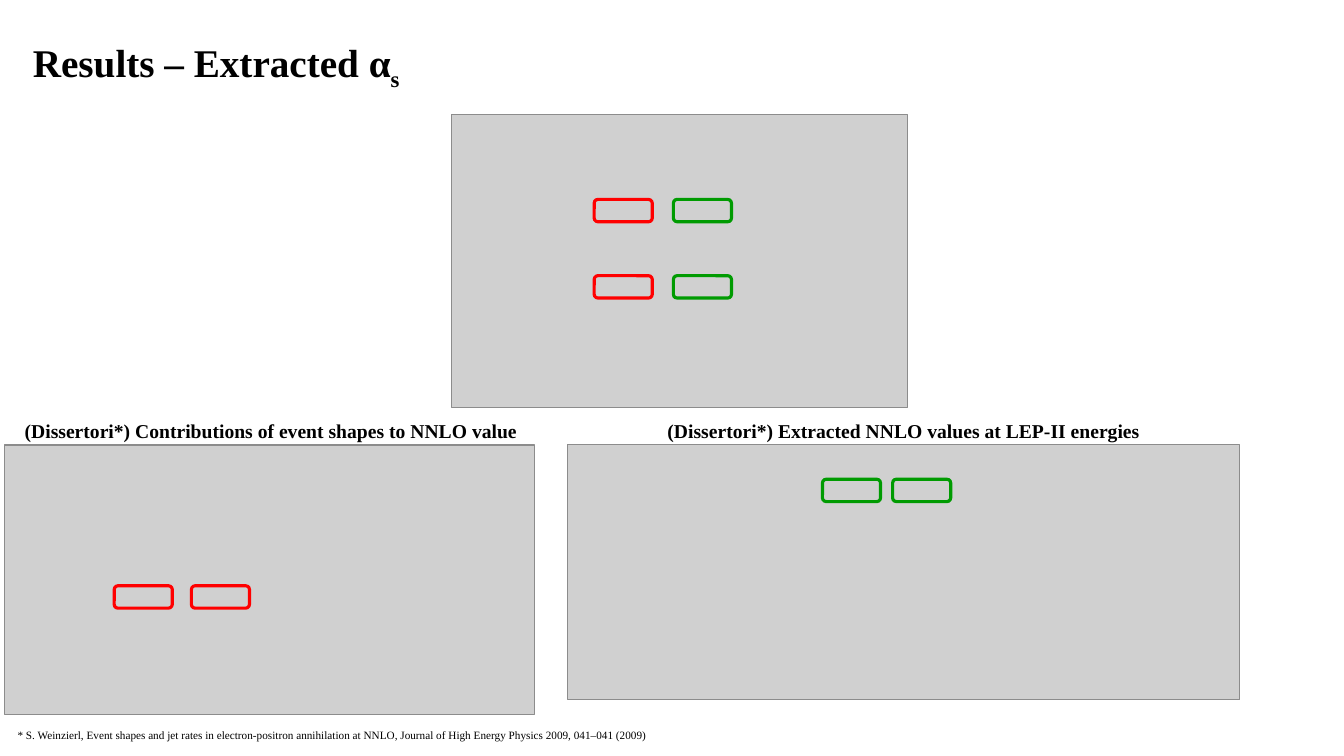
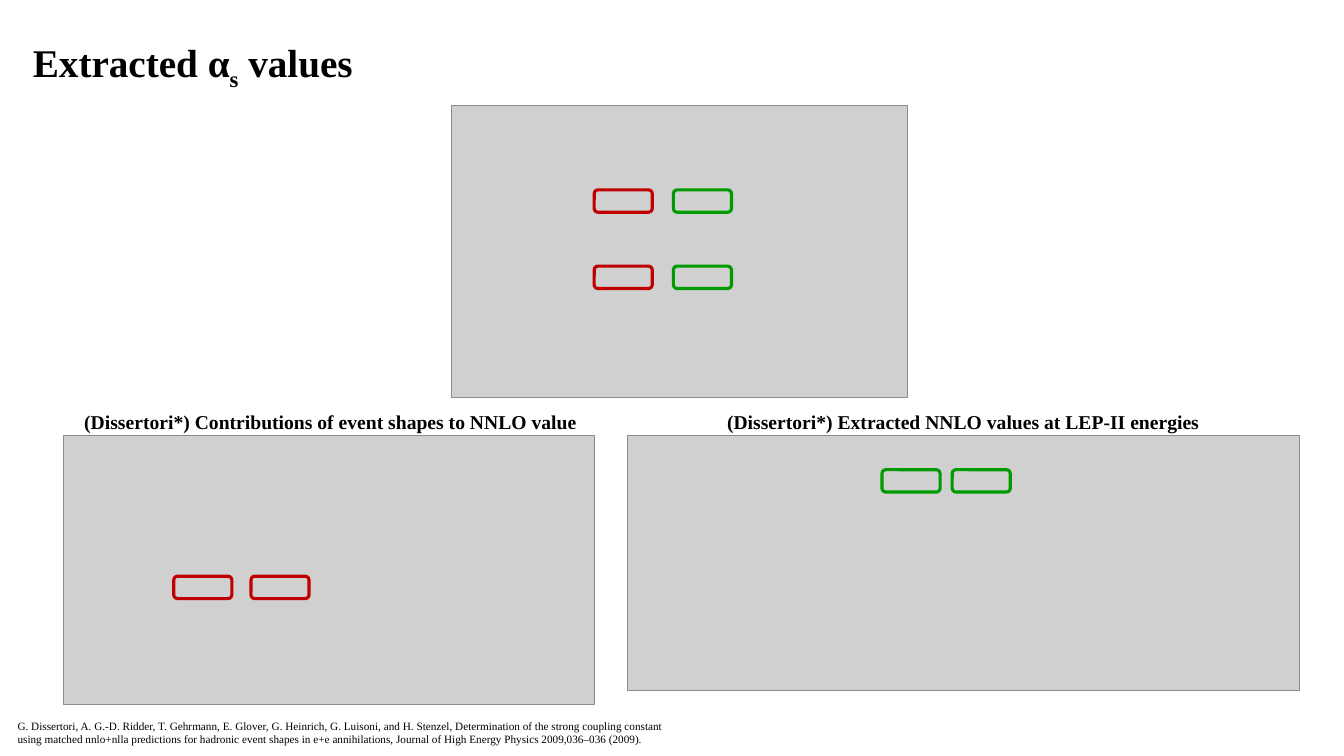
Before and after one commit to phil-mathew/HEP-Pheno-Project, a slide deck: slide 7 of MPI-AlphaS.pptx. Drawn at 1344x756 pixels with LibreOffice and Linux fonts; fonts in the diff are those of the drawing; grey boxes stand for pictures. Boxes give left, top, right and bottom in pixels: in the first picture for what was removed or moved away, otherwise in the second. Text is boxed around its words. In the diff, an @@ line names an element or a change of style, - is before the commit and + after.

```diff
--- a/MPI-AlphaS.pptx
+++ b/MPI-AlphaS.pptx
@@ title at (33,49,352,78): text changed @@
-Results – Extracted αs
+Extracted αs values
@@ 4 rounded rectangles, 1 picture: place and size @@
-4 rounded rectangles, 1 picture at (452,115,907,407)
+4 rounded rectangles, 1 picture at (452,106,907,398)
@@ 4 rounded rectangles, 2 pictures, 2 texts: place and size @@
-4 rounded rectangles, 2 pictures, 2 texts at (4,424,1240,714)
+4 rounded rectangles, 2 pictures, 2 texts at (64,415,1300,705)
@@ outline #FF0000 2.25 pt to #C00000 2.25 pt in 4 elements at (594,190,652,212), (594,266,652,288), (173,577,232,599), (251,577,310,599) @@
@@ text at (18,722,661,746): text changed @@
-* S. Weinzierl, Event shapes and jet rates in electron-positron annihilation at NNLO, Journal of High Energy Physics 2009, 041–041 (2009)
+G. Dissertori, A. G.-D. Ridder, T. Gehrmann, E. Glover, G. Heinrich, G. Luisoni, and H. Stenzel, Determination of the strong coupling constant using matched nnlo+nlla predictions for hadronic event shapes in e+e annihilations, Journal of High Energy Physics 2009,036–036 (2009).
```
Also in this commit, not shown: 4 other slides changed, 7 slides added, 2 slides removed, 15 other files.
